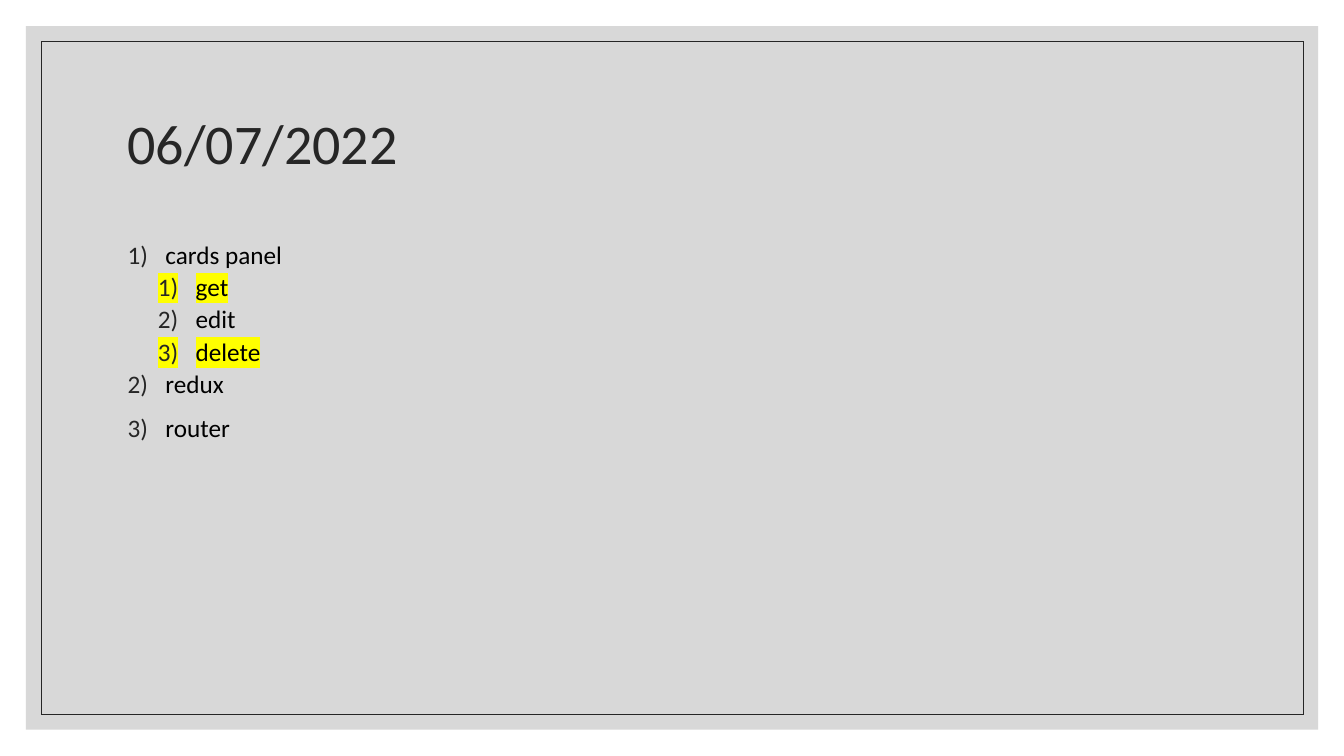
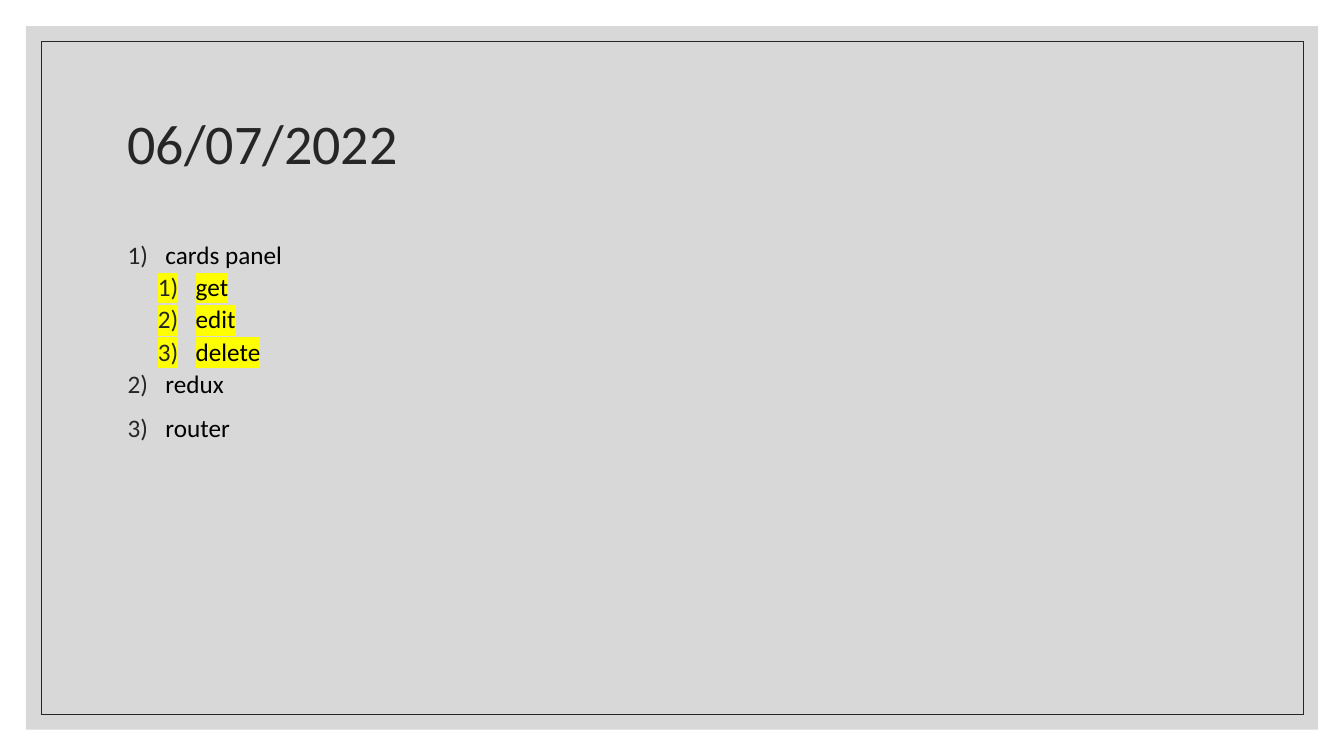
Before and after one commit to Rlss91/ht_W011121MR_morning_first-project, a slide deck: slide 45 of docs/React.pptx. Drawn at 1344x756 pixels with LibreOffice and Linux fonts; fonts in the diff are those of the drawing. Boxes give left, top, right and bottom in pixels: in the first picture for what was removed or moved away, otherwise in the second. Text is boxed around its words. In the diff, an @@ line names an element or a change of style, - is before the commit and + after.

```diff
--- a/docs/React.pptx
+++ b/docs/React.pptx
@@ text at (196, 310, 236, 328): highlight none to #FFFF00 in "edit" @@
```
Also in this commit, not shown: 5 slides added, 1 slide removed, 8 other files.
